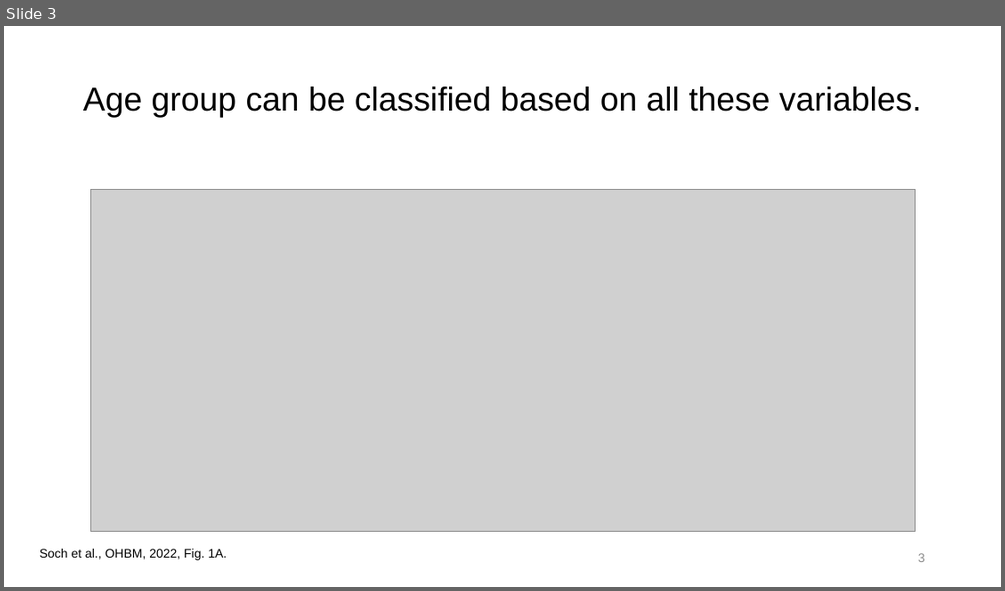
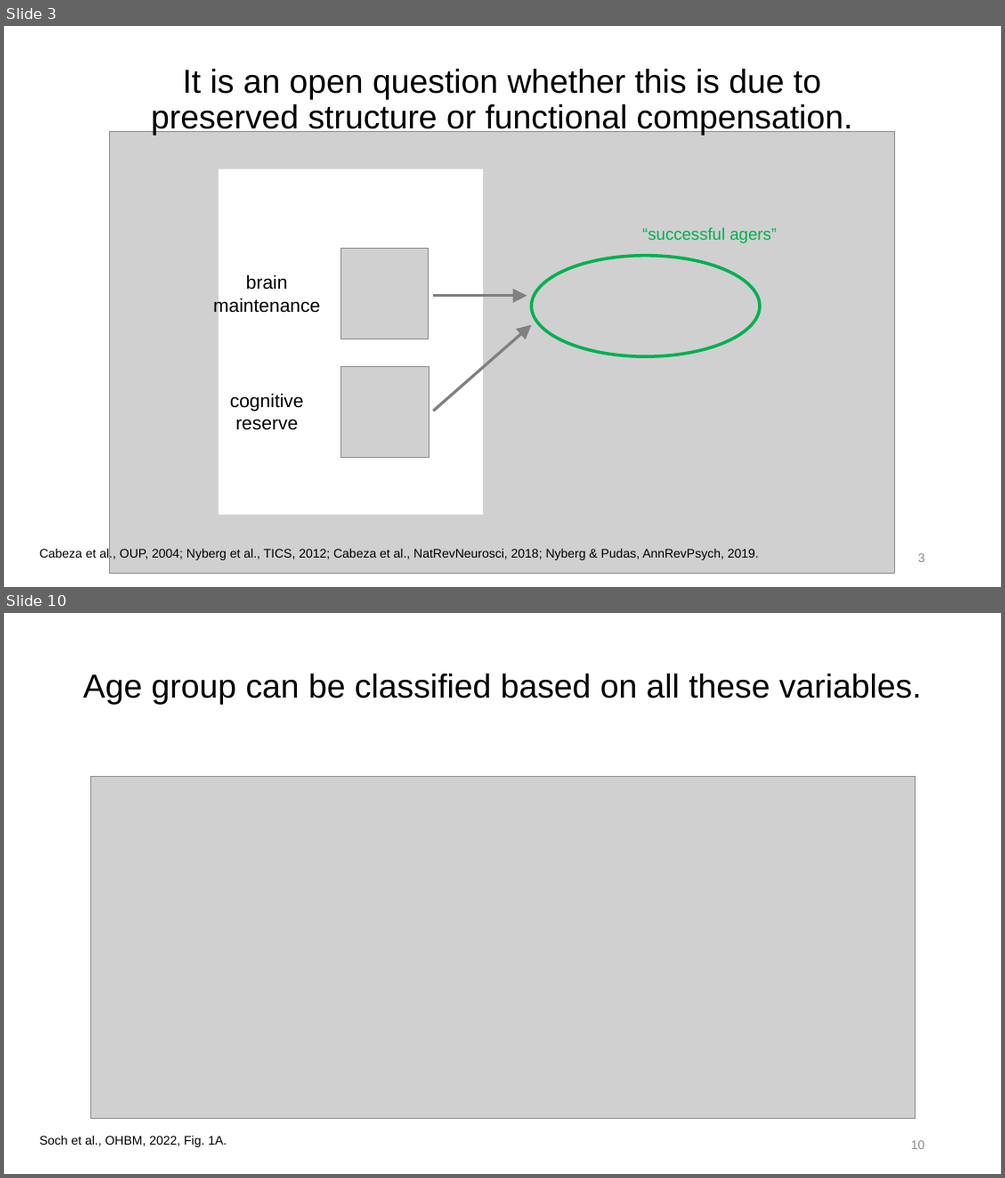
Before and after one commit to JoramSoch/OHBM_2022, a slide deck: Talks/OHBM_2022_Talk_B_FADE.pptx. Shown one above the other, each under a label of ours: slide 3 before the commit, slides 3 and 10 after it; the slides between them are not shown. The pictures are 1005x591 and 1005x1178 pixels, drawn with LibreOffice and Linux fonts; fonts in the diff are those of the drawing; grey boxes stand for pictures. Boxes give left, top, right and bottom in pixels: in the first picture for what was removed or moved away, otherwise in the second. Text is boxed around its words. In the diff, an @@ line names an element or a change of style, - is before the commit and + after.

```diff
--- a/Talks/OHBM_2022_Talk_B_FADE.pptx
+++ b/Talks/OHBM_2022_Talk_B_FADE.pptx
@@ slide 3 added at (4, 26, 1001, 587), background #FFFFFF @@
@@ title added at (151, 69, 853, 135), 32 pt, text #000000 @@
+It is an open question whether this is due to
+preserved structure or functional compensation.
@@ picture added at (109, 131, 895, 572) @@
@@ rectangle added at (218, 168, 484, 515), fill #FFFFFF @@
@@ text added at (642, 227, 777, 243), 16 pt, text #00B050 @@
+“successful agers”
@@ picture added at (341, 248, 429, 339) @@
@@ ellipse added at (531, 256, 760, 356), outline #00B050 3 pt @@
@@ text added at (213, 274, 320, 315), 18 pt, text #000000 @@
+brain maintenance
@@ arrow added from (435, 295) to (527, 295), #808080 2.75 pt @@
@@ arrow added from (435, 410) to (531, 325), #808080 2.75 pt @@
@@ picture added at (341, 366, 429, 458) @@
@@ text added at (230, 393, 304, 430), 18 pt, text #000000 @@
+cognitive
+reserve
@@ text added at (40, 548, 759, 561), 12 pt, text #000000 @@
+Cabeza et al., OUP, 2004; Nyberg et al., TICS, 2012; Cabeza et al., NatRevNeurosci, 2018; Nyberg & Pudas, AnnRevPsych, 2019.
@@ page number added at (918, 553, 925, 562), 12 pt, text #8C8C8C @@
+3
@@ what was slide 3 is now slide 10 @@
@@ page number at (911, 1140, 925, 1149): text changed @@
-3
+10
```
Also in this commit, not shown: 3 slides changed, 10 other slides added, 1 slide removed, 2 other files.
